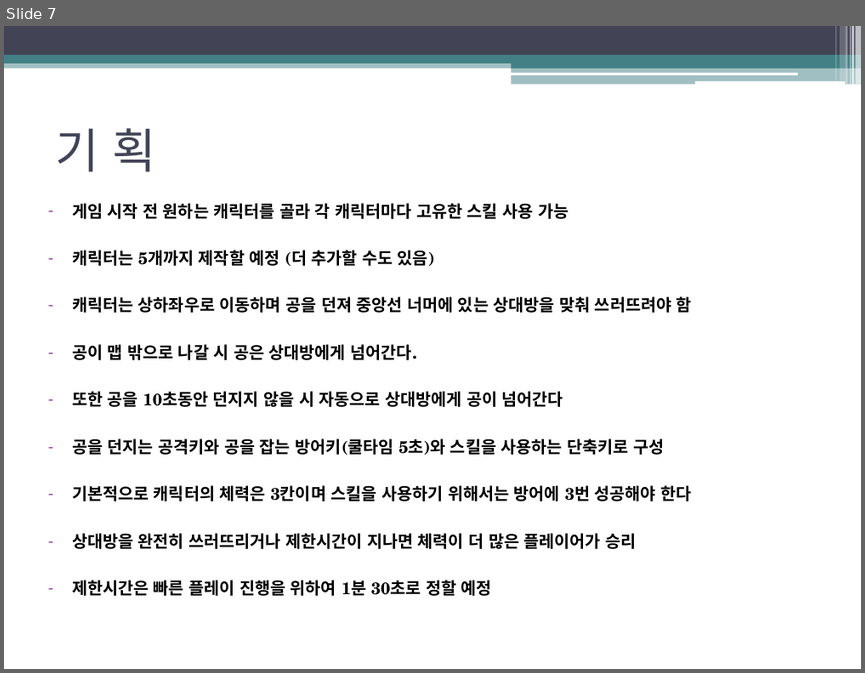
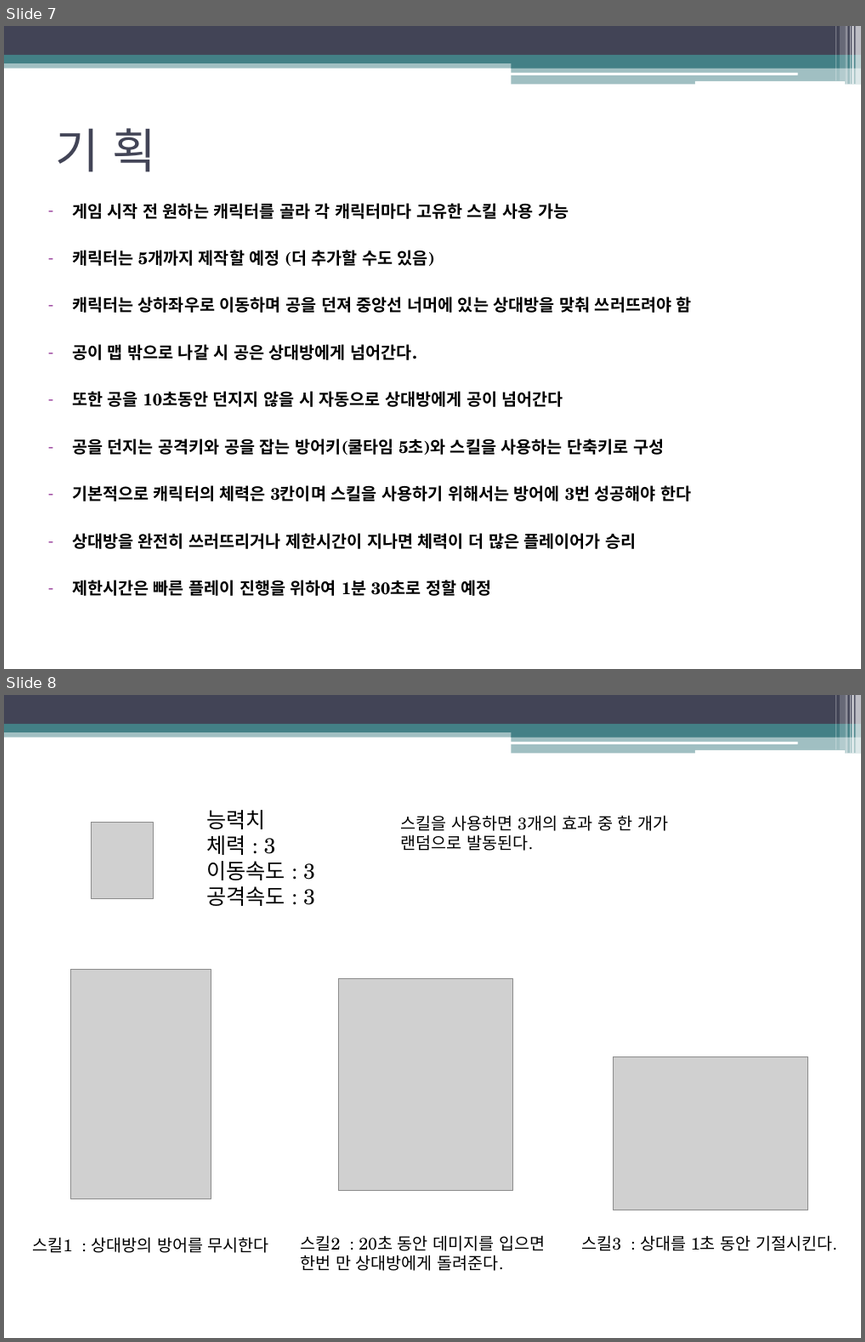
Before and after one commit to dionme2622/2DGP-Term-Project, a slide deck: 2D 게임프로그래밍 1차프로젝트.pptx. Shown one above the other, each under a label of ours: slide 7 before the commit, slides 7 and 8 after it. The pictures are 865x673 and 865x1342 pixels, drawn with LibreOffice and Linux fonts; fonts in the diff are those of the drawing; grey boxes stand for pictures. Boxes give left, top, right and bottom in pixels: in the first picture for what was removed or moved away, otherwise in the second. Text is boxed around its words. In the diff, an @@ line names an element or a change of style, - is before the commit and + after.

```diff
--- a/2D 게임프로그래밍 1차프로젝트.pptx
+++ b/2D 게임프로그래밍 1차프로젝트.pptx
@@ slide 8 added at [4,695,861,1338], background #FFFFFF; not listed: 13 template elements that a slide beside it also shows @@
@@ picture added at [92,822,154,898] @@
@@ text added at [206,810,315,906], 18 pt, text #000000 @@
+능력치
+체력 : 3
+이동속도 : 3
+공격속도 : 3
@@ text added at [401,815,668,851], 14 pt, text #000000 @@
+스킬을 사용하면 3개의 효과 중 한 개가 랜덤으로 발동된다.
@@ picture added at [71,970,211,1198] @@
@@ picture added at [339,979,513,1190] @@
@@ picture added at [613,1056,808,1210] @@
@@ text added at [32,1236,269,1253], 14 pt, text #000000 @@
+스킬1 : 상대방의 방어를 무시한다
@@ text added at [301,1235,545,1270], 14 pt, text #000000 @@
+스킬2 : 20초 동안 데미지를 입으면 한번 만 상대방에게 돌려준다.
@@ text added at [581,1235,837,1251], 14 pt, text #000000 @@
+스킬3 : 상대를 1초 동안 기절시킨다.
```
Also in this commit, not shown: 2 other slides added.
